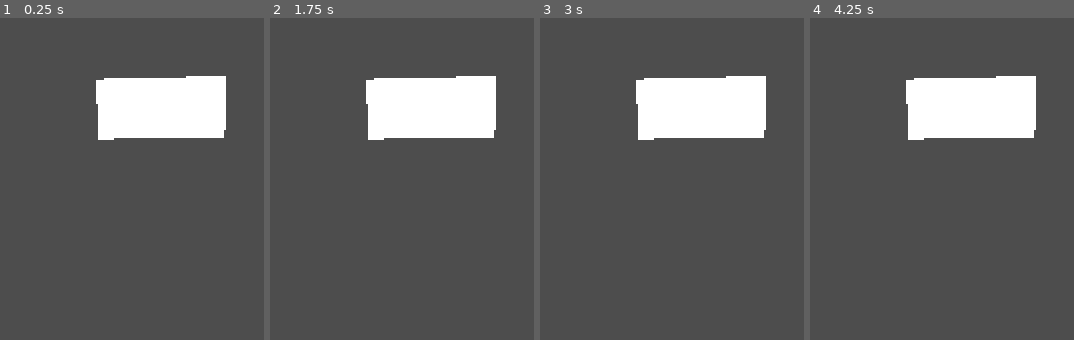
Above: before the commit, frames 1-4 (left to right).
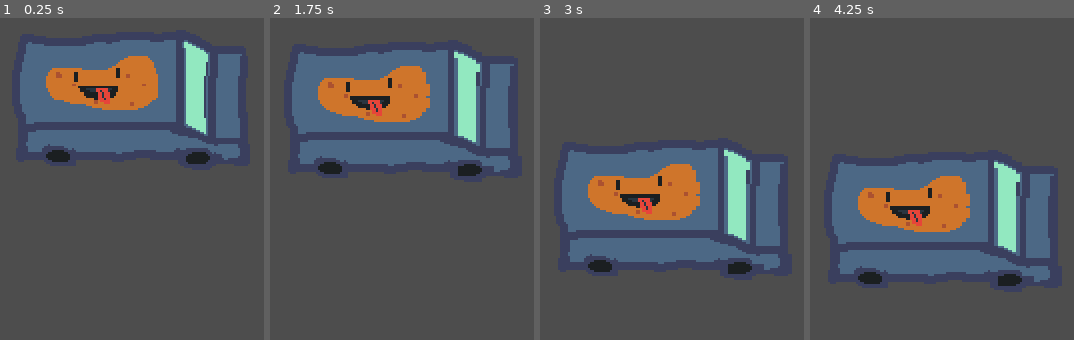
Above: after the commit, the same moments.

Repository: MatricsCode/Cozy-Fall-Jam
Game: Godot game, scene res://Scenes/Main/Main.tscn
The game is run twice, just before and just after one commit, with the same random seed, the same clock (stepped at 60 frames per second) and the same inputs.
Inputs:
- Up to frame 1 (0.25 s): no input
- Up to frame 2 (1.75 s): tap Enter at 0.5 s; hold Right (Right, bound only after the commit) 0.53-1.28 s; tap Space at 1.25 s; hold Down (Down, bound only after the commit) from 1.28 s (still down)
- Up to frame 3 (3 s): release Down (Down, bound only after the commit) at 2.03 s; hold Right (Right, bound only after the commit) 2.03-2.78 s; hold Up (Up, bound only after the commit) from 2.78 s (still down)
- Up to frame 4 (4.25 s): release Up (Up, bound only after the commit) at 3.53 s; hold Left (Left, bound only after the commit) from 3.53 s (still down)

The runs differ from the first frame. In frame 1, 26% of the frame differs, in the area x 7-92%, y 6-46%; in frame 2, 26%; in frame 3, 34%, in the area x 8-93%, y 18-80%; in frame 4, 34%.
Error before the commit: Parse Error: Too few arguments for "clamp()" call. Expected at least 3 but received 2. (res://Code/Car/Main.gd:13)

Commit message:
Car Adjustment V2

Diff:
--- a/Code/Car/Main.gd
+++ b/Code/Car/Main.gd
@@ -10,6 +10,6 @@
 	if GlobalScript.input_direction.y != 0:
 		velocity.y += GlobalScript.input_direction.y * speed_up * 0.01
 		speed_up += speed_up * speed_up
-		speed_up = clamp(speed_up,100)
+		speed_up = clamp(speed_up,0,100)
 
 	move_and_slide()
--- a/Code/GlobalScript/global_script.gd
+++ b/Code/GlobalScript/global_script.gd
@@ -1,3 +1,6 @@
 extends Node
 
 var input_direction = Vector2.ZERO
+
+func _physics_process(delta):
+	input_direction = Input.get_vector("Right", "Left", "Up", "Down")
--- a/Scenes/Car/Car.tscn
+++ b/Scenes/Car/Car.tscn
@@ -1,28 +1,26 @@
-[gd_scene load_steps=4 format=3 uid="uid://2wbjquktqfgh"]
+[gd_scene load_steps=5 format=3 uid="uid://2wbjquktqfgh"]
 
 [ext_resource type="Script" uid="uid://djtleh5qvgkbx" path="res://Code/Car/Main.gd" id="1_fnsqd"]
+[ext_resource type="Texture2D" uid="uid://bukfm6wx5hvp0" path="res://Sprites/Car.png" id="2_6tdsx"]
 
 [sub_resource type="RectangleShape2D" id="RectangleShape2D_t2sn2"]
-size = Vector2(54, 23)
+size = Vector2(108, 47.5)
 
 [sub_resource type="RectangleShape2D" id="RectangleShape2D_fnsqd"]
-size = Vector2(4, 24)
+size = Vector2(7, 45)
 
 [node name="Car" type="CharacterBody2D"]
 script = ExtResource("1_fnsqd")
 
-[node name="Polygon2D" type="Polygon2D" parent="."]
-position = Vector2(18, 0)
-scale = Vector2(0.4, 0.4)
-polygon = PackedVector2Array(-105, -26, -102, 49, 56, 47, 58, -30)
-uv = PackedVector2Array(-105, -26, -102, 50, 56, 47, 58, -30)
+[node name="Car" type="Sprite2D" parent="."]
+texture = ExtResource("2_6tdsx")
 
 [node name="CollisionShape2D" type="CollisionShape2D" parent="."]
-position = Vector2(9, 5)
+position = Vector2(-10, 7.75)
 shape = SubResource("RectangleShape2D_t2sn2")
 
 [node name="Area2D" type="Area2D" parent="."]
 
 [node name="CollisionShape2D" type="CollisionShape2D" parent="Area2D"]
-position = Vector2(39, 5)
+position = Vector2(48.5, 7)
 shape = SubResource("RectangleShape2D_fnsqd")
--- a/project.godot
+++ b/project.godot
@@ -23,9 +23,41 @@
 
 window/size/viewport_width=320
 window/size/viewport_height=240
-window/size/mode=2
+
+[input]
+
+Up={
+"deadzone": 0.2,
+"events": [Object(InputEventKey,"resource_local_to_scene":false,"resource_name":"","device":-1,"window_id":0,"alt_pressed":false,"shift_pressed":false,"ctrl_pressed":false,"meta_pressed":false,"pressed":false,"keycode":0,"physical_keycode":4194320,"key_label":0,"unicode":0,"location":0,"echo":false,"script":null)
+, Object(InputEventKey,"resource_local_to_scene":false,"resource_name":"","device":-1,"window_id":0,"alt_pressed":false,"shift_pressed":false,"ctrl_pressed":false,"meta_pressed":false,"pressed":false,"keycode":0,"physical_keycode":87,"key_label":0,"unicode":119,"location":0,"echo":false,"script":null)
+]
+}
+Down={
+"deadzone": 0.2,
+"events": [Object(InputEventKey,"resource_local_to_scene":false,"resource_name":"","device":-1,"window_id":0,"alt_pressed":false,"shift_pressed":false,"ctrl_pressed":false,"meta_pressed":false,"pressed":false,"keycode":0,"physical_keycode":4194322,"key_label":0,"unicode":0,"location":0,"echo":false,"script":null)
+, Object(InputEventKey,"resource_local_to_scene":false,"resource_name":"","device":-1,"window_id":0,"alt_pressed":false,"shift_pressed":false,"ctrl_pressed":false,"meta_pressed":false,"pressed":false,"keycode":0,"physical_keycode":83,"key_label":0,"unicode":115,"location":0,"echo":false,"script":null)
+]
+}
+Left={
+"deadzone": 0.2,
+"events": [Object(InputEventKey,"resource_local_to_scene":false,"resource_name":"","device":-1,"window_id":0,"alt_pressed":false,"shift_pressed":false,"ctrl_pressed":false,"meta_pressed":false,"pressed":false,"keycode":0,"physical_keycode":4194319,"key_label":0,"unicode":0,"location":0,"echo":false,"script":null)
+, Object(InputEventKey,"resource_local_to_scene":false,"resource_name":"","device":-1,"window_id":0,"alt_pressed":false,"shift_pressed":false,"ctrl_pressed":false,"meta_pressed":false,"pressed":false,"keycode":0,"physical_keycode":65,"key_label":0,"unicode":97,"location":0,"echo":false,"script":null)
+]
+}
+Right={
+"deadzone": 0.2,
+"events": [Object(InputEventKey,"resource_local_to_scene":false,"resource_name":"","device":-1,"window_id":0,"alt_pressed":false,"shift_pressed":false,"ctrl_pressed":false,"meta_pressed":false,"pressed":false,"keycode":0,"physical_keycode":4194321,"key_label":0,"unicode":0,"location":0,"echo":false,"script":null)
+, Object(InputEventKey,"resource_local_to_scene":false,"resource_name":"","device":-1,"window_id":0,"alt_pressed":false,"shift_pressed":false,"ctrl_pressed":false,"meta_pressed":false,"pressed":false,"keycode":0,"physical_keycode":68,"key_label":0,"unicode":100,"location":0,"echo":false,"script":null)
+]
+}
+Jump={
+"deadzone": 0.2,
+"events": [Object(InputEventKey,"resource_local_to_scene":false,"resource_name":"","device":-1,"window_id":0,"alt_pressed":false,"shift_pressed":false,"ctrl_pressed":false,"meta_pressed":false,"pressed":false,"keycode":0,"physical_keycode":32,"key_label":0,"unicode":32,"location":0,"echo":false,"script":null)
+]
+}
 
 [rendering]
 
+textures/canvas_textures/default_texture_filter=0
 renderer/rendering_method="gl_compatibility"
 renderer/rendering_method.mobile="gl_compatibility"
Binary file added: Sprites/Car.png
Not shown, added: Sprites/Car.png.import
Not shown, added: Scenes/Main/Main.tscn1749997359.tmp
